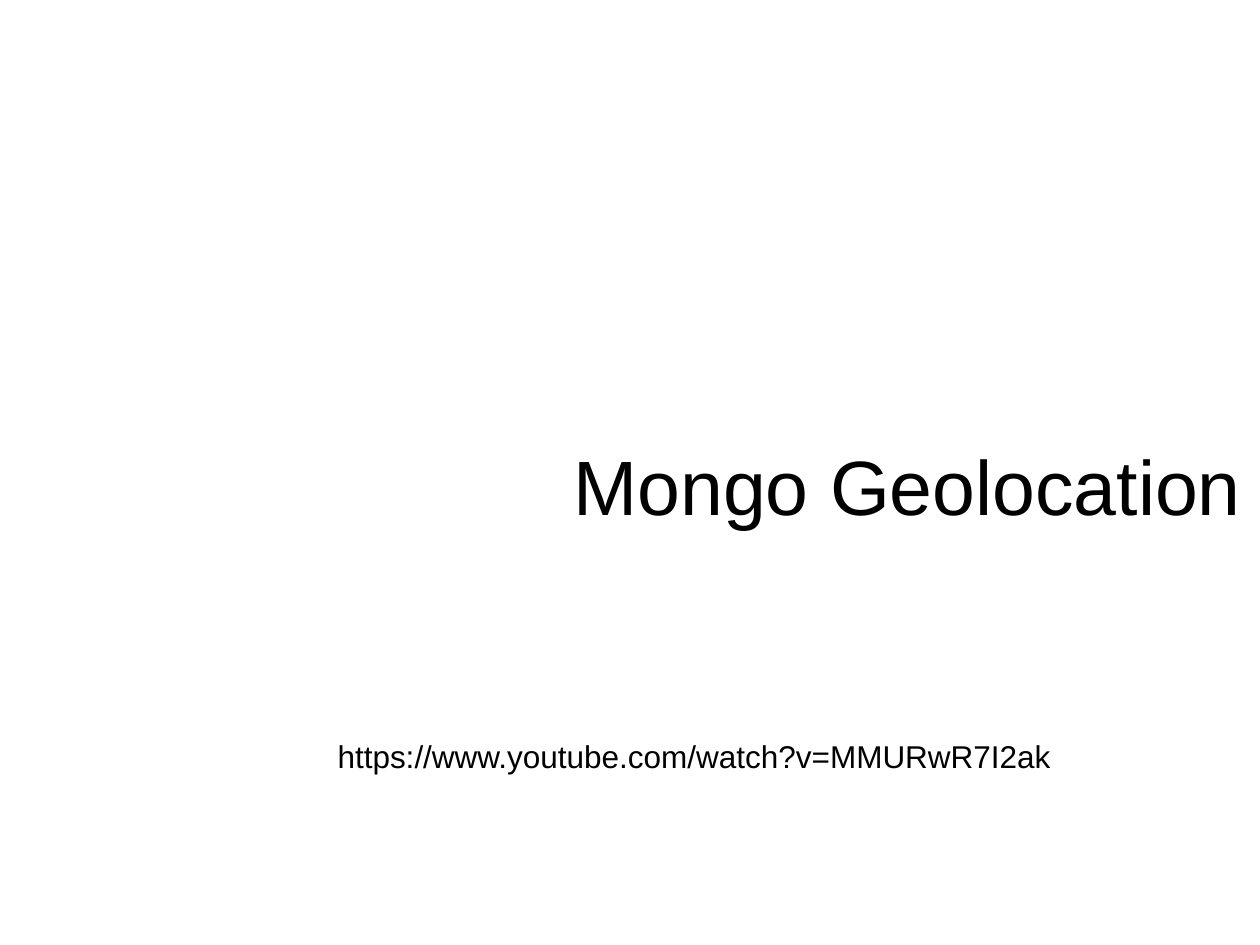
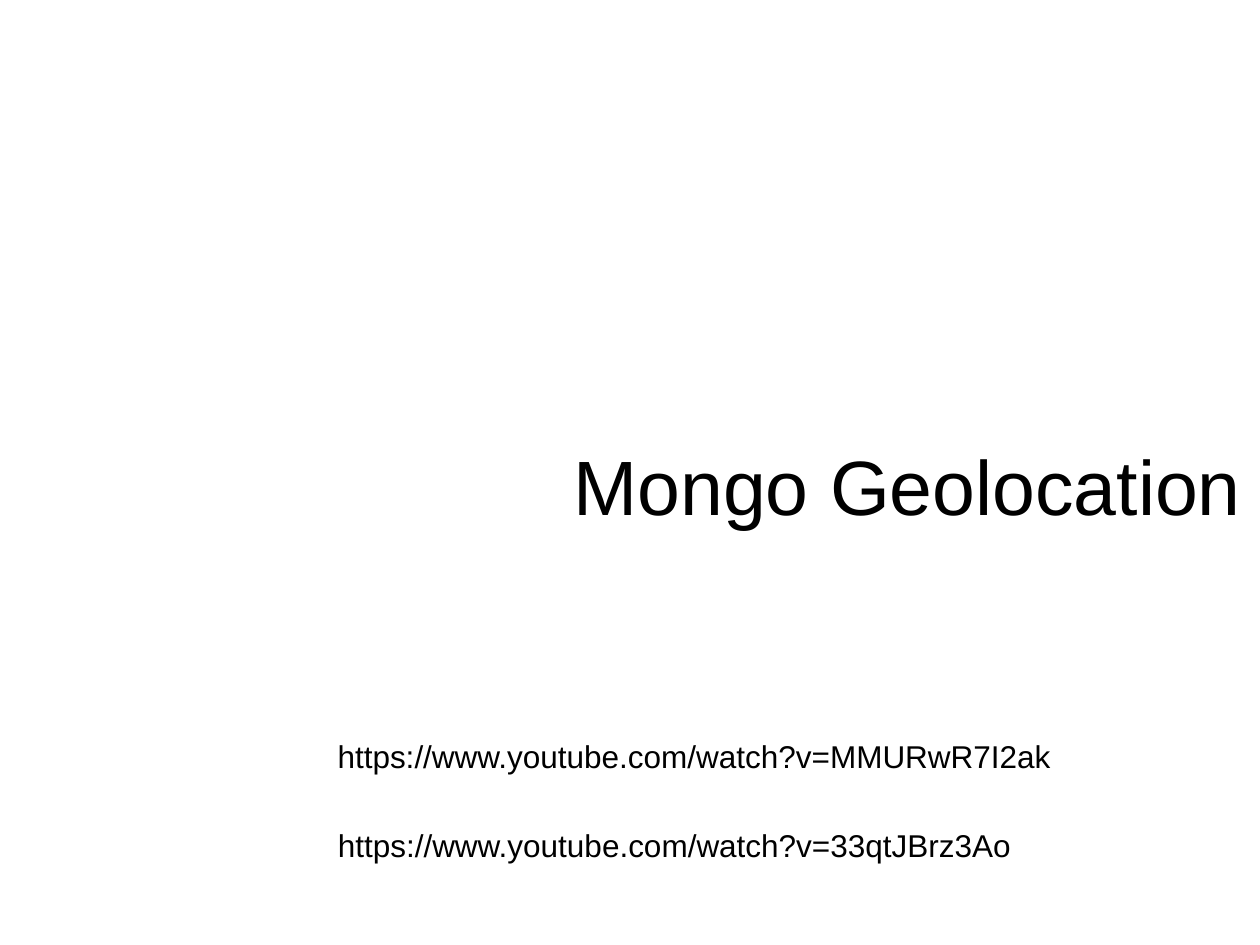
Before and after one commit to masumcse1/dbknowledge, a slide deck: slide 1 of NO SQL/mongo/Mongo DB Geo.ppt. Drawn at 1260x945 pixels with LibreOffice and Linux fonts; fonts in the diff are those of the drawing; background and template pictures are left out. Boxes give left, top, right and bottom in pixels: in the first picture for what was removed or moved away, otherwise in the second. Text is boxed around its words. In the diff, an @@ line names an element or a change of style, - is before the commit and + after.

Commit message:
geo

```diff
--- a/NO SQL/mongo/Mongo DB Geo.ppt
+++ b/NO SQL/mongo/Mongo DB Geo.ppt
@@ text added at (338,834,1011,863), 18 pt, text #000000 @@
+https://www.youtube.com/watch?v=33qtJBrz3Ao
```
